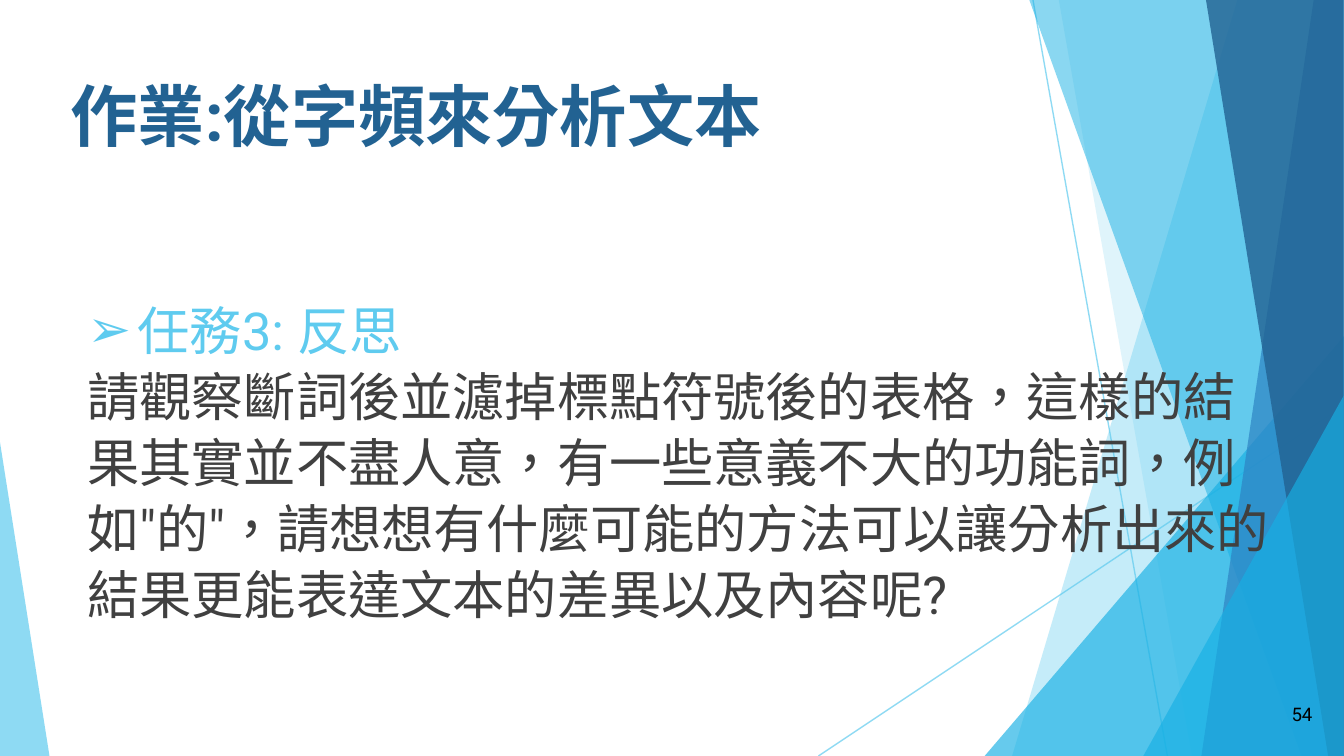
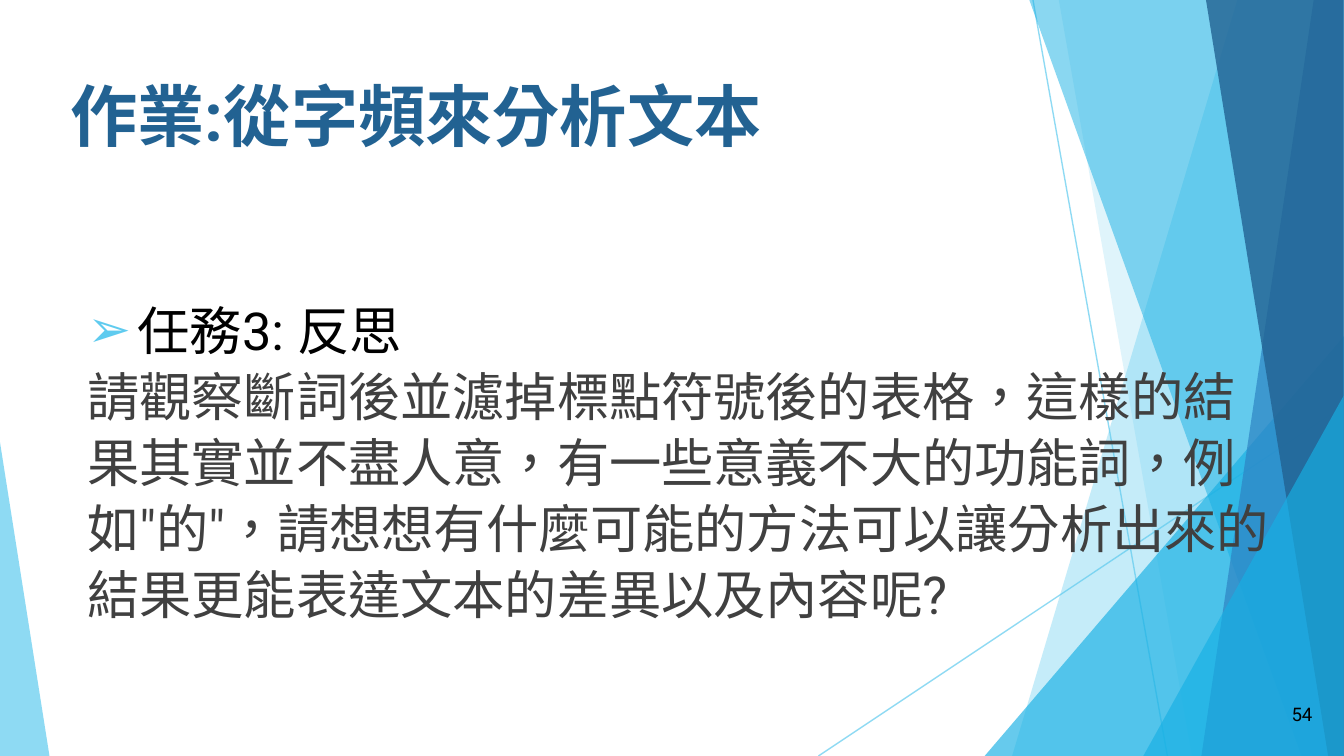
Before and after one commit to howardsukuan/textual-data-analysis-python, a slide deck: slide 54 of week01/文本分析與程式設計Week01.pptx. Drawn at 1344x756 pixels with LibreOffice and Linux fonts; fonts in the diff are those of the drawing. Boxes give left, top, right and bottom in pixels: in the first picture for what was removed or moved away, otherwise in the second. Text is boxed around its words. In the diff, an @@ line names an element or a change of style, - is before the commit and + after.

```diff
--- a/week01/文本分析與程式設計Week01.pptx
+++ b/week01/文本分析與程式設計Week01.pptx
@@ text at [138, 306, 401, 354]: text colour #5FCBEF to #000000 in "任務3: 反思" @@
```
Also in this commit, not shown: 1 other file.
